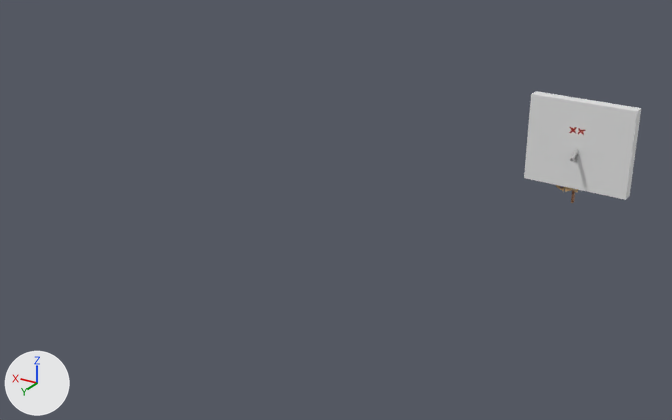
What one commit did to the glTF model assets/Target (18).glb.
Both versions are drawn from a 50 mm lens placed at (-15.24, -244.56, 12.07), pointed at (-6.02, -259.93, 4.38). Every picture has the same lights, and +X, +Y and +Z are marked at lower left. Where no turn or scale is listed for an object, it has been applied to the vertices.

In view in the first picture: 'Cube', 'old_stylized_agent_pistol_handpainted'.
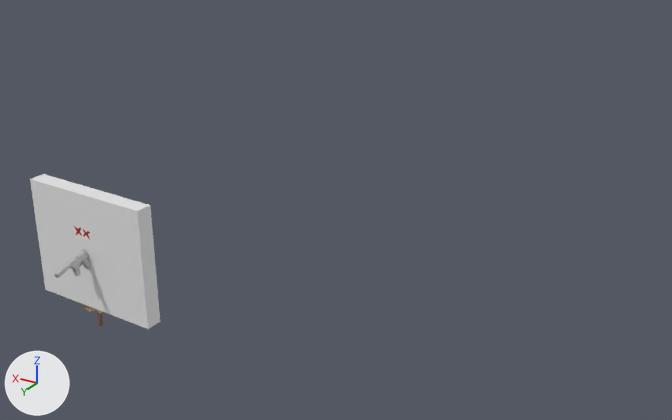
ob_target__18 is not drawn itself; it is the parent of ob_swing, ob_pistol__34, ob_hit_sfx.

Where the change shows, as pixel boxes (x1, y1, x2, y2) in the pictures (672 x 420 px):
'Cube', moved
    before: (524, 91, 641, 200)
    after: (30, 174, 160, 329)
'old_stylized_agent_pistol_handpainted', moved
    before: (570, 149, 579, 162)
    after: (54, 250, 89, 278)
'BanditRevolver', moved
    before: (568, 188, 578, 203)
    after: (92, 308, 103, 327)
'BanditDynamite', moved
    before: (556, 185, 578, 192)
    after: (80, 303, 102, 316)
'Dead.001', moved
    before: (569, 127, 586, 135)
    after: (74, 226, 90, 239)

What changed in the scene script:
```text
Change ob_target__18:
    ob_target__18.location: (-9.2, -266.2, 2.992) -> (-3.9, -255.1, 3.392)
Change ob_cube:
    ob_cube.location: (-7.92, -266.44, 3.41) -> (-2.62, -255.34, 3.81)
Change ob_old_stylized_agent_pistol_handpainted:
    ob_old_stylized_agent_pistol_handpainted.location: (-9.19, -266.32, 4.28) -> (-3.86, -254.94, 4.76)
```
